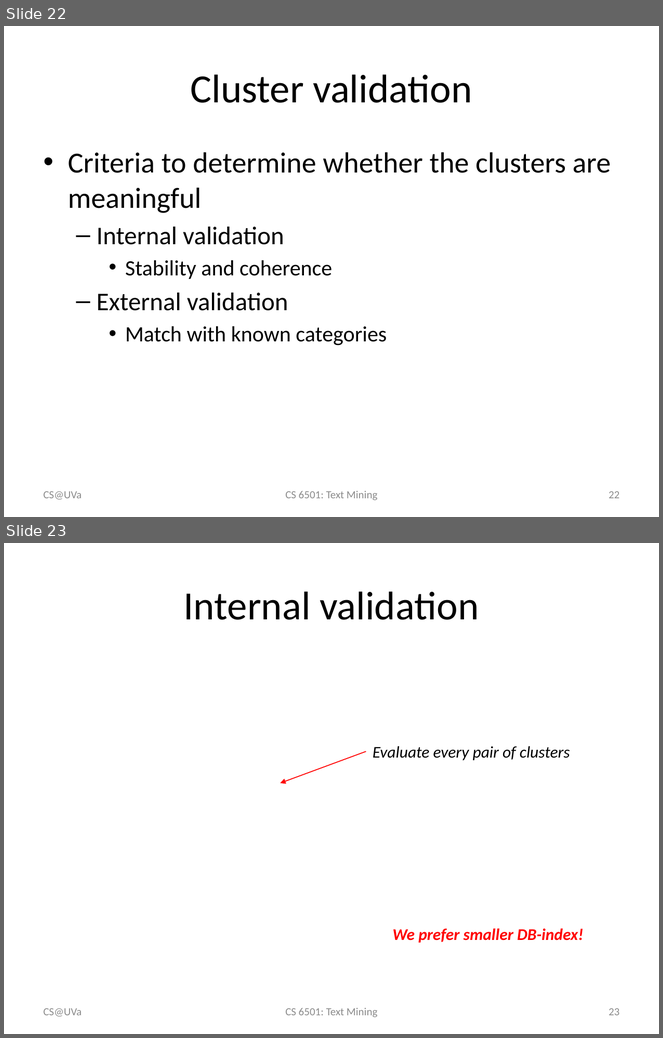
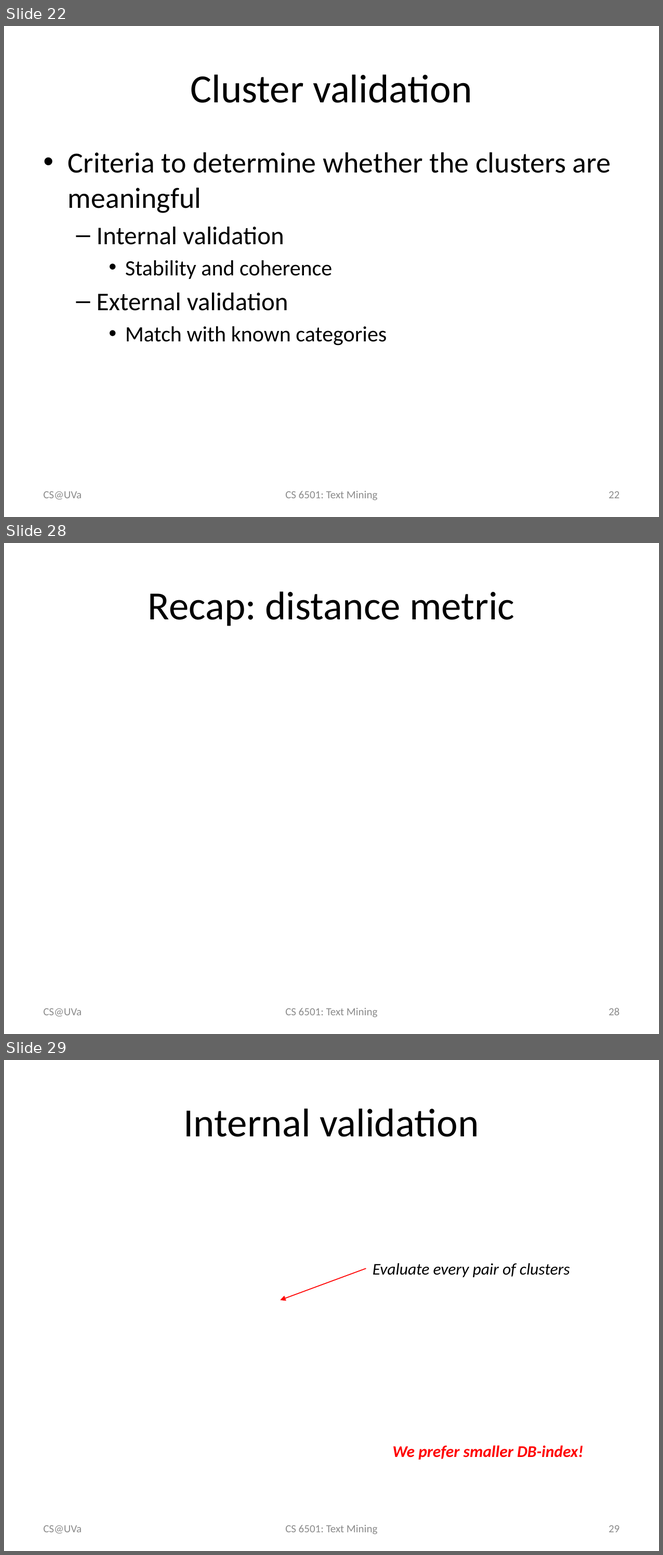
Before and after one commit to wang296/CS6501-Text-Mining, a slide deck: docs/TextClustering.pptx. Shown one above the other, each under a label of ours: slides 22 and 23 before the commit, slides 22, 28 and 29 after it; the slides between them are not shown. The pictures are 663x1038 and 663x1555 pixels, drawn with LibreOffice and Linux fonts; fonts in the diff are those of the drawing; grey boxes stand for pictures. Boxes give left, top, right and bottom in pixels: in the first picture for what was removed or moved away, otherwise in the second. Text is boxed around its words. In the diff, an @@ line names an element or a change of style, - is before the commit and + after.

```diff
--- a/docs/TextClustering.pptx
+++ b/docs/TextClustering.pptx
@@ slide 28 added at (4,543,659,1034), background #FFFFFF @@
@@ title added at (148,591,515,626), 44 pt, text #000000 @@
+Recap: distance metric
@@ text added at (44,1008,82,1017), 12 pt, text #8C8C8C @@
+CS@UVa
@@ text added at (285,1008,377,1018), 12 pt, text #8C8C8C @@
+CS 6501: Text Mining
@@ page number added at (609,1008,620,1016), 12 pt, text #8C8C8C @@
+28
@@ what was slide 23 is now slide 29 @@
@@ page number at (609,1525,620,1533): text changed @@
-23
+29
```
Also in this commit, not shown: 3 slides changed, 5 other slides added, 6 other files.
